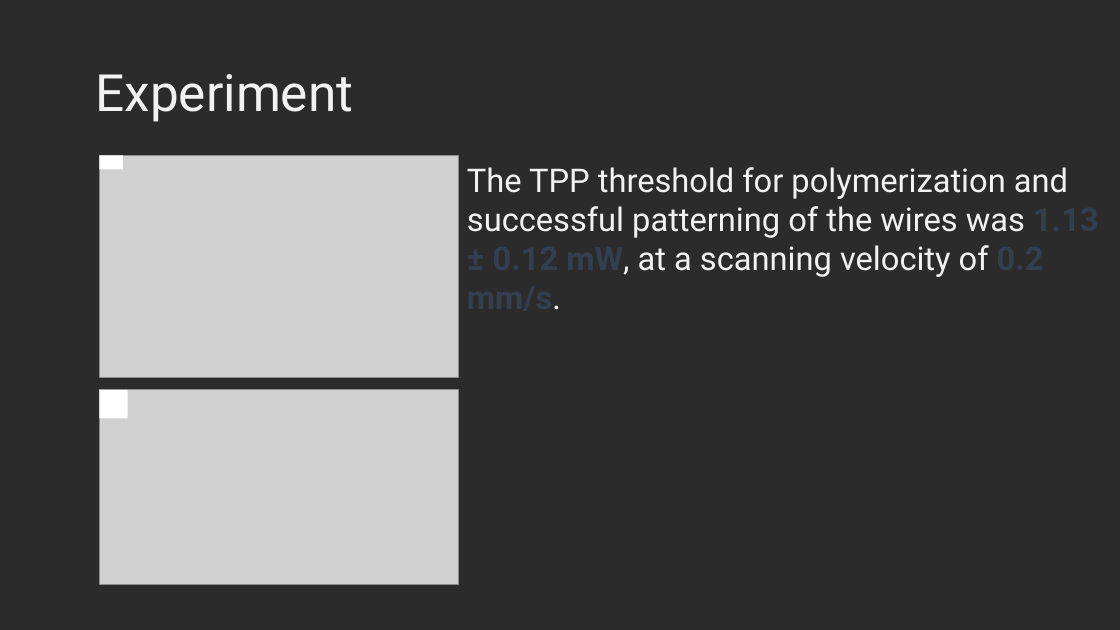
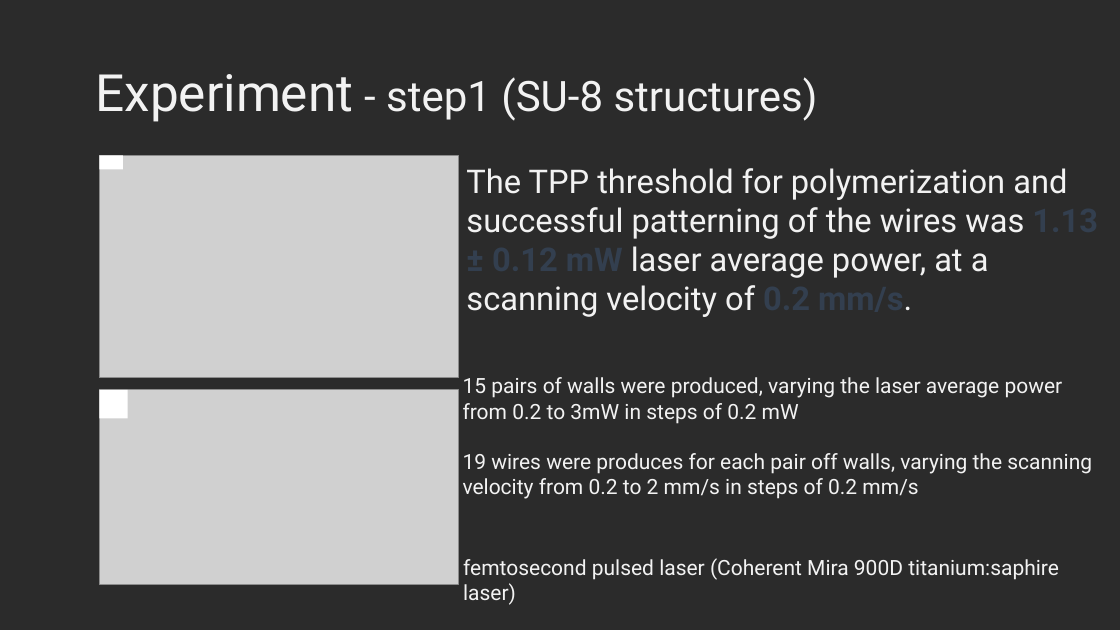
Before and after one commit to KiraSensei13/MNT_ITESM_Thesis, a slide deck: slide 3 of Shared_A01212611/Slides/GroupMeeting004_Pyrolysis_induced_shrinking.pptx. Drawn at 1120x630 pixels with LibreOffice and Linux fonts; fonts in the diff are those of the drawing; grey boxes stand for pictures; background and template pictures are left out; a plain dark background stands for a picture behind light text. Boxes give left, top, right and bottom in pixels: in the first picture for what was removed or moved away, otherwise in the second. Text is boxed around its words. In the diff, an @@ line names an element or a change of style, - is before the commit and + after.

```diff
--- a/Shared_A01212611/Slides/GroupMeeting004_Pyrolysis_induced_shrinking.pptx
+++ b/Shared_A01212611/Slides/GroupMeeting004_Pyrolysis_induced_shrinking.pptx
@@ title at [96, 74, 818, 122]: text changed; size 44 to 36 pt @@
-Experiment
+Experiment - step1 (SU-8 structures)
@@ text at [466, 168, 1067, 320]: text changed @@
-The TPP threshold for polymerization and successful patterning of the wires was 1.13 ± 0.12 mW, at a scanning velocity of 0.2 mm/s.
+The TPP threshold for polymerization and successful patterning of the wires was 1.13 ± 0.12 mW laser average power, at a scanning velocity of 0.2 mm/s.
@@ text added at [463, 377, 1092, 499], 18 pt, text #F2F2F2 @@
+15 pairs of walls were produced, varying the laser average power from 0.2 to 3mW in steps of 0.2 mW
+19 wires were produces for each pair off walls, varying the scanning velocity from 0.2 to 2 mm/s in steps of 0.2 mm/s
@@ text added at [463, 558, 1059, 605], 18 pt, text #F2F2F2 @@
+femtosecond pulsed laser (Coherent Mira 900D titanium:saphire laser)
```
Also in this commit, not shown: 7 other slides changed, 2 slides added, 2 slides removed.
